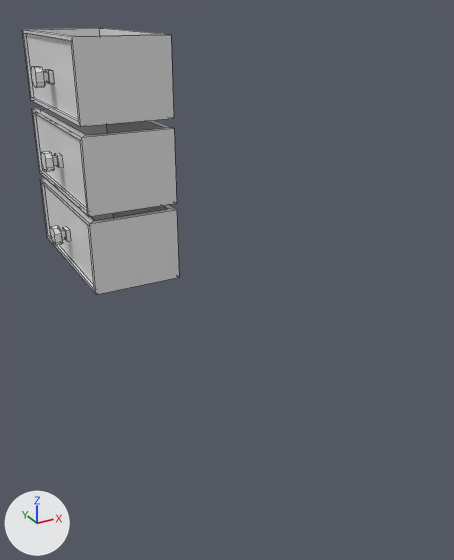
The FBX model CandificationV2/Assets/Meshes/servants_drawer_drawer.fbx: old version first, new version second.
The view is the same before and after, from a camera (50 mm lens) standing at (0.0381, 0.0417, 0.0153) and looking at (0.0494, 0.0621, 0.0051). The axes (+X, +Y, +Z) are drawn at lower left. The lights are the same throughout. The first picture is the older version. Mesh edges are drawn as thin lines. Where no turn or scale is listed for an object, it has been applied to the vertices.

The older version as bpy lines, for what is in view:
```python
me_mesh = bpy.data.meshes.new('Mesh')
me_mesh.from_pydata(...)  # 64 vertices, 56 faces; spans x -0.00253..0.00253, y -0.0046..0.0046, z -0.00179..0.00179
me_mesh.materials.append(mat_mat_drawer)  # white #e7e7e7
me_mesh_001 = bpy.data.meshes.new('Mesh.001')
me_mesh_001.from_pydata(...)  # 64 vertices, 56 faces; spans x -0.32..0.32, y -0.125..0.125, z -0.176..0.176
me_mesh_001.materials.append(mat_mat_drawer)  # white #e7e7e7
me_mesh_002 = bpy.data.meshes.new('Mesh.002')
me_mesh_002.from_pydata(...)  # 64 vertices, 56 faces; spans x -0.32..0.32, y -0.125..0.125, z -0.176..0.176
me_mesh_002.materials.append(mat_mat_drawer)  # white #e7e7e7
ob_pasted__drawer_handle = bpy.data.objects.new('pasted__drawer_handle', me_mesh)
ob_pasted__drawer_handle.location = (0.0477, 0.07329, 0.01229)
ob_pasted__drawer_handle1 = bpy.data.objects.new('pasted__drawer_handle1', me_mesh_001)
ob_pasted__drawer_handle1.parent = ob_pasted__drawer_group
ob_pasted__drawer_handle1.location = (-0.0428, 0.0776, 0.00168)
ob_pasted__drawer_handle1.rotation_euler = (0.0, -1.571, 0.0)  # degrees (0, -90, 0)
ob_pasted__drawer_handle1.scale = (1.44, 1.44, 1.44)
ob_pasted__drawer_handle2 = bpy.data.objects.new('pasted__drawer_handle2', me_mesh_002)
ob_pasted__drawer_handle2.parent = ob_pasted__drawer_group
ob_pasted__drawer_handle2.location = (-0.0428, -0.314, 0.00168)
ob_pasted__drawer_handle2.rotation_euler = (0.0, -1.571, 0.0)  # degrees (0, -90, 0)
ob_pasted__drawer_handle2.scale = (1.44, 1.44, 1.44)
```
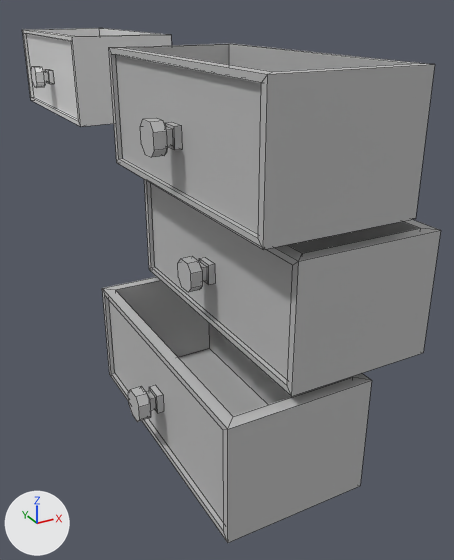
Pixel boxes [x1, y1, x2, y2] of what changed, in the pictures (454 x 560 px; the box of a moved part takes in the faces that stretch with it):
'pasted__drawer_handle.001', added: after [109, 44, 435, 250]
'pasted__drawer_handle2', recoloured, reshaped, moved (94% wider, 126% taller): before [40, 178, 179, 295]; after [102, 277, 372, 543]
'pasted__drawer_handle1', recoloured, reshaped, moved (104% wider, 98% taller): before [32, 108, 177, 217]; after [144, 179, 441, 396]
part 1 of me_mesh_001, moved or reshaped: before [32, 108, 177, 217]; after [109, 44, 435, 250]

What the commit changed:
Material 'pasted__blinn8' (mat_pasted__blinn8) is new.
Its base color is (0.5, 0.5, 0.5) (grey #bcbcbc).
Its roughness is 0.749.
me_mesh_002 has 64 vertices, 56 faces and spans x -0.32..0.32, y -0.125..0.125, z -0.176..0.176.
me_mesh_002 no longer uses material mat_mat_drawer (white #e7e7e7).
me_mesh_002 gains material mat_pasted__blinn8 (grey #bcbcbc).
me_mesh_001 is used by ob_pasted__drawer_handle1; parent ob_pasted__drawer_group; location (-0.0428, 0.0776, 0.00168); rotation (0.0, -1.571, 0.0), in degrees (0, -90, 0); scale (1.44, 1.44, 1.44).
me_mesh_001 had 64 vertices, 56 faces and spanned x -0.32..0.32, y -0.125..0.125, z -0.176..0.176.
me_mesh_001 no longer uses material mat_mat_drawer (white #e7e7e7).
me_mesh_001 now has 64 vertices, 56 faces and spans x -0.003..0.003, y -0.005..0.005, z -0.002..0.002.
me_mesh_001 part 1: the whole mesh is multiplied about its middle by the matrix ((0.0, 0.0, -0.014), (-0.014, 0.0, 0.0), (0.0, 0.014, 0.0)).
me_mesh_001 gains material mat_pasted__blinn8 (grey #bcbcbc).
Mesh me_mesh_003 is new.
It has 64 vertices, 56 faces and spans x -0.32..0.32, y -0.125..0.125, z -0.176..0.176.
It uses material mat_pasted__blinn8 (grey #bcbcbc).
Object 'pasted__drawer_handle2' (ob_pasted__drawer_handle2) now shows me_mesh_003 instead of me_mesh_002.
In object 'pasted__drawer_handle2' (ob_pasted__drawer_handle2), parent goes from ob_pasted__drawer_group to ob_pasted__drawer_group1.
Object 'pasted__drawer_handle2' (ob_pasted__drawer_handle2) moves from (-0.0428, -0.314, 0.00168) to (-0.223, -0.314, 0.00168).
Object 'pasted__drawer_handle1' (ob_pasted__drawer_handle1) now shows me_mesh_002 instead of me_mesh_001.
In object 'pasted__drawer_handle1' (ob_pasted__drawer_handle1), parent goes from ob_pasted__drawer_group to ob_pasted__drawer_group1.
Object 'pasted__drawer_group1' (ob_pasted__drawer_group1) is new.
Its parent is ob_group3.
Its location is (0.133, -0.0838, -0.00168).
Object 'group3' (ob_group3) is new.
Its location is (0.0468, 0.0569, 0.00831).
Its rotation in degrees is (90, 0, 0).
Its scale is (0.01, 0.01, 0.01).
Object 'pasted__drawer_handle.001' (ob_pasted__drawer_handle_001) is new; it shows me_mesh_001.
Its location is (0.04676, 0.05695, 0.01229).
